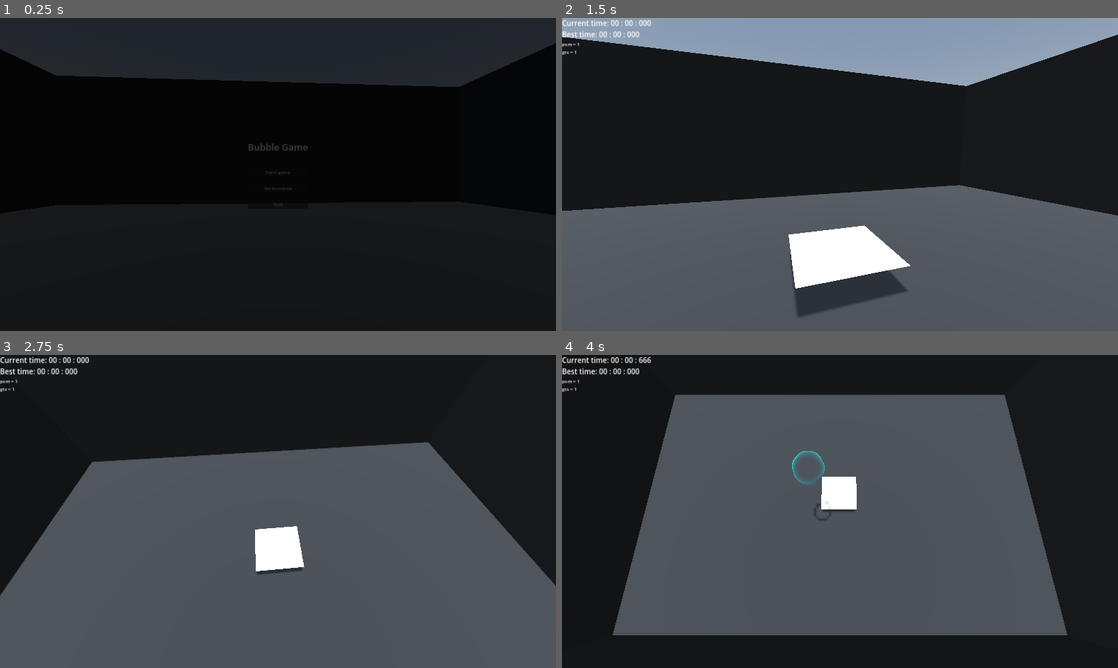
Above: before the commit, frames 1-4 (two rows, left to right).
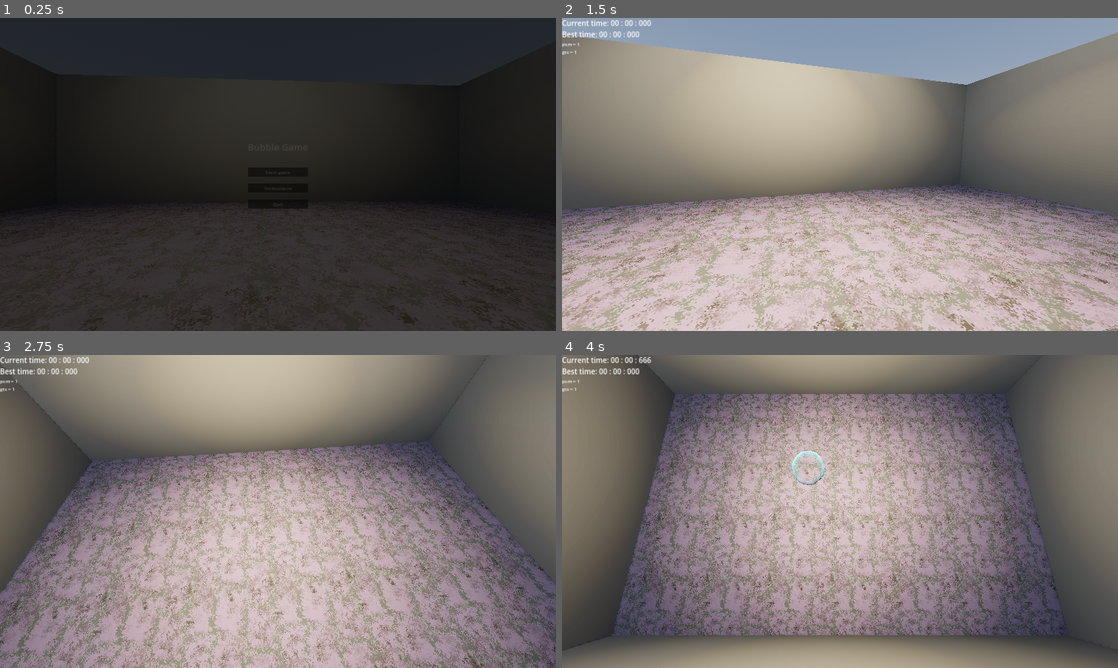
Above: after the commit, the same moments.

Repository: warriormaster12/Fsj2025
Game: Godot game, scene res://levels/actual_level.tscn
The game is run twice, just before and just after one commit, with the same random seed, the same clock (stepped at 60 frames per second) and the same inputs.
Inputs:
- Up to frame 1 (0.25 s): no input
- Up to frame 2 (1.5 s): click "Start game" at 0.5 s; click "Start game" at 1.25 s
- Up to frame 3 (2.75 s): tap Space (dash) at 2.1 s
- Up to frame 4 (4 s): tap S (move_d) at 2.85 s; tap A (move_l) at 3.6 s

The runs differ from the first frame. In frame 1, 47% of the frame differs, in the area x 0-100%, y 8-100%; in frame 2, 85%; in frame 3, 93%, in the area x 0-100%, y 0-100%; in frame 4, 89%.

Commit message:
Prettifie level

Diff:
--- a/levels/actual_level.tscn
+++ b/levels/actual_level.tscn
@@ -6,6 +6,7 @@
 [ext_resource type="Script" path="res://scripts/game.gd" id="2_fq0ei"]
 [ext_resource type="Script" path="res://scripts/fail_container_ui.gd" id="3_3d8vx"]
 [ext_resource type="Script" path="res://scripts/spawn_area.gd" id="4_85fx6"]
+[ext_resource type="Texture2D" uid="uid://chderehfhtemy" path="res://resources/images/textures/ground1.png" id="4_kjist"]
 [ext_resource type="PackedScene" uid="uid://cwdwree8x8l0" path="res://prefabs/player/player.tscn" id="4_qfimj"]
 [ext_resource type="Script" path="res://scripts/ui_manager.gd" id="5_hw5b0"]
 
@@ -19,10 +20,37 @@
 [sub_resource type="Environment" id="Environment_mnawe"]
 background_mode = 2
 sky = SubResource("Sky_qlu05")
-tonemap_mode = 2
-
-[sub_resource type="StandardMaterial3D" id="StandardMaterial3D_5hrm2"]
-albedo_color = Color(0.138638, 0.138637, 0.138637, 1)
+ambient_light_sky_contribution = 0.55
+tonemap_mode = 3
+tonemap_exposure = 1.2
+tonemap_white = 4.0
+glow_enabled = true
+fog_enabled = true
+fog_light_energy = 0.2
+
+[sub_resource type="ConvexPolygonShape3D" id="ConvexPolygonShape3D_ig68j"]
+points = PackedVector3Array(-11.5, 0, -7.5, -11.5, 0, 7.5, 11.5, 0, -7.5, 11.5, 0, 7.5)
+
+[sub_resource type="StandardMaterial3D" id="StandardMaterial3D_ane2a"]
+diffuse_mode = 3
+specular_mode = 1
+albedo_texture = ExtResource("4_kjist")
+uv1_scale = Vector3(0.3, 0.3, 0.3)
+uv1_triplanar = true
+texture_filter = 0
+
+[sub_resource type="PlaneMesh" id="PlaneMesh_mr218"]
+material = SubResource("StandardMaterial3D_ane2a")
+size = Vector2(23, 15)
+
+[sub_resource type="BoxMesh" id="BoxMesh_lioan"]
+size = Vector3(0.2, 7, 15)
+
+[sub_resource type="ConvexPolygonShape3D" id="ConvexPolygonShape3D_kb6lh"]
+points = PackedVector3Array(-0.1, -3.5, -7.5, 0.1, -3.5, -7.5, -0.1, -3.5, 7.5, -0.1, 3.5, -7.5, 0.1, 3.5, -7.5, 0.1, -3.5, 7.5, -0.1, 3.5, 7.5, 0.1, 3.5, 7.5)
+
+[sub_resource type="BoxMesh" id="BoxMesh_j1wu4"]
+size = Vector3(0.2, 7, 23)
 
 [sub_resource type="StandardMaterial3D" id="StandardMaterial3D_6xk43"]
 no_depth_test = true
@@ -49,24 +77,55 @@
 
 [node name="Node3D" type="Node3D" parent="Game"]
 
-[node name="CSGCombiner3D" type="CSGCombiner3D" parent="Game/Node3D"]
-transform = Transform3D(1, 0, 0, 0, 1, 0, 0, 0, 1, 0, 1.5, 0)
-material_override = SubResource("StandardMaterial3D_5hrm2")
-use_collision = true
-
-[node name="CSGBox3D" type="CSGBox3D" parent="Game/Node3D/CSGCombiner3D"]
-transform = Transform3D(1, 0, 0, 0, 1, 0, 0, 0, 1, 0, 1.80926, 0)
-size = Vector3(23, 7.21179, 15)
-
-[node name="CSGBox3D2" type="CSGBox3D" parent="Game/Node3D/CSGCombiner3D/CSGBox3D"]
-transform = Transform3D(1, 0, 0, 0, 1, 0, 0, 0, 1, 0, 1, 0)
-operation = 2
-size = Vector3(22.8, 8.60419, 14.8)
-
-[node name="DirectionalLight3D" type="DirectionalLight3D" parent="Game/Node3D"]
-transform = Transform3D(1, 0, 0, 0, -4.37114e-08, 1, 0, -1, -4.37114e-08, 0, 0, 0)
-shadow_enabled = true
-shadow_opacity = 0.8
+[node name="Level" type="Node3D" parent="Game/Node3D"]
+
+[node name="Floor" type="StaticBody3D" parent="Game/Node3D/Level"]
+transform = Transform3D(1, 0, 0, 0, 1, 0, 0, 0, 1, 0, -0.846427, 0)
+
+[node name="CollisionShape3D" type="CollisionShape3D" parent="Game/Node3D/Level/Floor"]
+transform = Transform3D(1, 0, 0, 0, 1, 0, 0, 0, 1, 0, 0.90633, 0)
+shape = SubResource("ConvexPolygonShape3D_ig68j")
+
+[node name="FloorMesh" type="MeshInstance3D" parent="Game/Node3D/Level/Floor"]
+transform = Transform3D(1, 0, 0, 0, 1, 0, 0, 0, 1, 0, 0.90633, 0)
+mesh = SubResource("PlaneMesh_mr218")
+skeleton = NodePath("../../..")
+
+[node name="Wall" type="StaticBody3D" parent="Game/Node3D/Level"]
+transform = Transform3D(1, 0, 0, 0, 1, 0, 0, 0, 1, 11.5, 3.5, 0)
+
+[node name="WallMesh" type="MeshInstance3D" parent="Game/Node3D/Level/Wall"]
+mesh = SubResource("BoxMesh_lioan")
+
+[node name="CollisionShape3D" type="CollisionShape3D" parent="Game/Node3D/Level/Wall"]
+shape = SubResource("ConvexPolygonShape3D_kb6lh")
+
+[node name="Wall2" type="StaticBody3D" parent="Game/Node3D/Level"]
+transform = Transform3D(1, 0, 0, 0, 1, 0, 0, 0, 1, -11.5, 3.5, 0)
+
+[node name="WallMesh" type="MeshInstance3D" parent="Game/Node3D/Level/Wall2"]
+mesh = SubResource("BoxMesh_lioan")
+
+[node name="CollisionShape3D" type="CollisionShape3D" parent="Game/Node3D/Level/Wall2"]
+shape = SubResource("ConvexPolygonShape3D_kb6lh")
+
+[node name="Wall3" type="StaticBody3D" parent="Game/Node3D/Level"]
+transform = Transform3D(-4.37114e-08, 0, 1, 0, 1, 0, -1, 0, -4.37114e-08, 0, 3.5, -7.5)
+
+[node name="WallMesh" type="MeshInstance3D" parent="Game/Node3D/Level/Wall3"]
+mesh = SubResource("BoxMesh_j1wu4")
+
+[node name="CollisionShape3D" type="CollisionShape3D" parent="Game/Node3D/Level/Wall3"]
+shape = SubResource("ConvexPolygonShape3D_kb6lh")
+
+[node name="Wall4" type="StaticBody3D" parent="Game/Node3D/Level"]
+transform = Transform3D(-4.37114e-08, 0, 1, 0, 1, 0, -1, 0, -4.37114e-08, 0, 3.5, 7.5)
+
+[node name="WallMesh" type="MeshInstance3D" parent="Game/Node3D/Level/Wall4"]
+mesh = SubResource("BoxMesh_j1wu4")
+
+[node name="CollisionShape3D" type="CollisionShape3D" parent="Game/Node3D/Level/Wall4"]
+shape = SubResource("ConvexPolygonShape3D_kb6lh")
 
 [node name="CameraPosition" type="Marker3D" parent="Game/Node3D"]
 unique_name_in_owner = true
@@ -84,6 +143,35 @@
 visible = false
 mesh = SubResource("BoxMesh_8p442")
 metadata/_edit_lock_ = true
+
+[node name="Lights" type="Node3D" parent="Game/Node3D"]
+
+[node name="SpotLight3D" type="SpotLight3D" parent="Game/Node3D/Lights"]
+transform = Transform3D(1, 0, 0, 0, -4.37114e-08, 1, 0, -1, -4.37114e-08, 4.19076, 18.1391, -0.00168514)
+light_color = Color(1, 0.888137, 0.694007, 1)
+light_energy = 12.0
+shadow_enabled = true
+shadow_opacity = 0.8
+spot_range = 22.0
+spot_angle_attenuation = 1.31951
+
+[node name="SpotLight3D3" type="SpotLight3D" parent="Game/Node3D/Lights"]
+transform = Transform3D(1, 0, 0, 0, -4.37114e-08, 1, 0, -1, -4.37114e-08, -0.391775, 18.1391, -0.00168514)
+light_color = Color(1, 0.888137, 0.694007, 1)
+light_energy = 12.0
+shadow_enabled = true
+shadow_opacity = 0.8
+spot_range = 22.0
+spot_angle_attenuation = 1.31951
+
+[node name="SpotLight3D2" type="SpotLight3D" parent="Game/Node3D/Lights"]
+transform = Transform3D(1, 0, 0, 0, -4.37114e-08, 1, 0, -1, -4.37114e-08, -5.58811, 18.1391, 0)
+light_color = Color(1, 0.888137, 0.694007, 1)
+light_energy = 12.0
+shadow_enabled = true
+shadow_opacity = 0.8
+spot_range = 22.0
+spot_angle_attenuation = 1.31951
 
 [node name="UIElements" type="CanvasLayer" parent="."]
 script = ExtResource("5_hw5b0")
--- a/levels/test_level.tscn
+++ b/levels/test_level.tscn
@@ -1,7 +1,6 @@
-[gd_scene load_steps=8 format=3 uid="uid://ck4e4m6c2ueu7"]
+[gd_scene load_steps=7 format=3 uid="uid://ck4e4m6c2ueu7"]
 
 [ext_resource type="PackedScene" uid="uid://cwdwree8x8l0" path="res://prefabs/player/player.tscn" id="1_157ok"]
-[ext_resource type="PackedScene" uid="uid://4tsjjid1fa65" path="res://prefabs/bubble/bubble.tscn" id="2_a4d06"]
 
 [sub_resource type="ProceduralSkyMaterial" id="ProceduralSkyMaterial_lq5l2"]
 sky_horizon_color = Color(0.64625, 0.65575, 0.67075, 1)
@@ -37,5 +36,5 @@
 [node name="Player" parent="." instance=ExtResource("1_157ok")]
 transform = Transform3D(1, 0, 0, 0, 1, 0, 0, 0, 1, 0, 0.137886, 0)
 
-[node name="Bubble" parent="." instance=ExtResource("2_a4d06")]
-transform = Transform3D(1, 0, 0, 0, 1, 0, 0, 0, 1, 0, 1.93, 0)
+[node name="Camera3D" type="Camera3D" parent="."]
+transform = Transform3D(1, 0, 0, 0, -4.37114e-08, 1, 0, -1, -4.37114e-08, 0.685607, 10.3864, 0)
--- a/prefabs/player/player.tscn
+++ b/prefabs/player/player.tscn
@@ -1,11 +1,9 @@
-[gd_scene load_steps=4 format=3 uid="uid://cwdwree8x8l0"]
+[gd_scene load_steps=3 format=3 uid="uid://cwdwree8x8l0"]
 
 [ext_resource type="Script" path="res://scripts/player.gd" id="1_4g4x7"]
 
 [sub_resource type="BoxShape3D" id="BoxShape3D_s2map"]
 size = Vector3(2, 0.2, 2)
-
-[sub_resource type="PlaneMesh" id="PlaneMesh_rcoeq"]
 
 [node name="Player" type="CharacterBody3D" groups=["player"]]
 motion_mode = 1
@@ -15,7 +13,9 @@
 [node name="CollisionShape3D" type="CollisionShape3D" parent="."]
 shape = SubResource("BoxShape3D_s2map")
 
-[node name="AnimatedSprite3D" type="AnimatedSprite3D" parent="."]
+[node name="VisualContainer" type="Node3D" parent="."]
+transform = Transform3D(2, 0, 0, 0, 2, 0, 0, 0, 2, 0, 0, 0)
 
-[node name="MeshInstance3D" type="MeshInstance3D" parent="."]
-mesh = SubResource("PlaneMesh_rcoeq")
+[node name="Eyes" type="Sprite3D" parent="VisualContainer"]
+
+[node name="Body" type="Sprite3D" parent="VisualContainer"]
--- a/scripts/player.gd
+++ b/scripts/player.gd
@@ -1,4 +1,5 @@
 extends CharacterBody3D
+class_name PlayerController
 
 var PUSM: PowerUpStateManager = null
 
@@ -13,6 +14,7 @@
 
 var dash_count: int = DASH_COUNT_MAX
 var dash_recharge_cooldown: float = DASH_RECHARGE_TIME
+var direction: Vector3 = Vector3.ZERO
 
 func _physics_process(delta: float) -> void:
 	if dash_count < DASH_COUNT_MAX:
@@ -22,10 +24,10 @@
 			dash_recharge_cooldown = DASH_RECHARGE_TIME
 
 	var input_dir := Input.get_vector("move_l", "move_r", "move_u", "move_d")
-	var direction := (transform.basis * Vector3(input_dir.x, 0, input_dir.y)).normalized()
+	direction = (transform.basis * Vector3(input_dir.x, 0, input_dir.y)).normalized()
 	velocity.x = move_toward(velocity.x, 0, FRICTION * delta)
 	velocity.z = move_toward(velocity.z, 0, FRICTION * delta)
-	var speed_multiplier: float = PUSM.player_speed_multiplier
+	var speed_multiplier: float = PUSM.player_speed_multiplier if PUSM else 1.0
 	if Input.is_action_just_pressed("dash") && dash_count > 0:
 		velocity.x = direction.x * DASH_FORCE
 		velocity.z = direction.z * DASH_FORCE
--- /dev/null
+++ b/scripts/visual_container.gd
@@ -0,0 +1,29 @@
+extends Node3D
+
+@onready var player: PlayerController = get_owner()
+@onready var body: AnimatedSprite3D = $Body
+@onready var eyes: AnimatedSprite3D = $Eyes
+
+# Called when the node enters the scene tree for the first time.
+func _ready() -> void:
+	pass # Replace with function body.
+
+
+func manage_eyes(direction: Vector3) -> void:
+	pass
+
+func manage_body(direction: Vector3) -> void:
+	if direction.length() > 0.0:
+		if abs(direction.x) == 1.0:
+			body.play("run")
+		else:
+			body.play("idle")
+		body.flip_h = true if direction.x == 1.0 else false
+	else:
+		body.play("idle")
+
+# Called every frame. 'delta' is the elapsed time since the previous frame.
+func _process(_delta: float) -> void:
+	var direction: Vector3 = player.direction
+	manage_body(direction)
+	manage_eyes(direction)
Not shown: 1 places in levels/actual_level.tscn that only renumber resources
Binary file added: resources/images/spritesheets/bub_body_idle.png
Not shown, added: resources/images/spritesheets/bub_body_idle.png.import
Binary file added: resources/images/spritesheets/bub_eyes_idle_left.png
Not shown, added: resources/images/spritesheets/bub_eyes_idle_left.png.import
Binary file added: resources/images/spritesheets/bub_eyes_idle_right.png
Not shown, added: resources/images/spritesheets/bub_eyes_idle_right.png.import
Binary file added: resources/images/spritesheets/bub_eyes_idle_up.png
Not shown, added: resources/images/spritesheets/bub_eyes_idle_up.png.import
Binary file added: resources/images/spritesheets/bub_eyes_run.png
Not shown, added: resources/images/spritesheets/bub_eyes_run.png.import
Binary file added: resources/images/spritesheets/bub_eyes_run_left.png
(and 8 more such lines)
